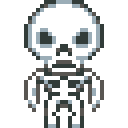
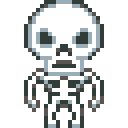
Layers edited between the first and the second 128x128 image:
added group "Layer Group #2" with 1 layers above "V4" over [24, 64, 104, 120]
added layer "Layer #16" in group "Layer Group #2" over [24, 64, 104, 120]
hid group "V4" (9 layers) over [24, 64, 104, 120]
